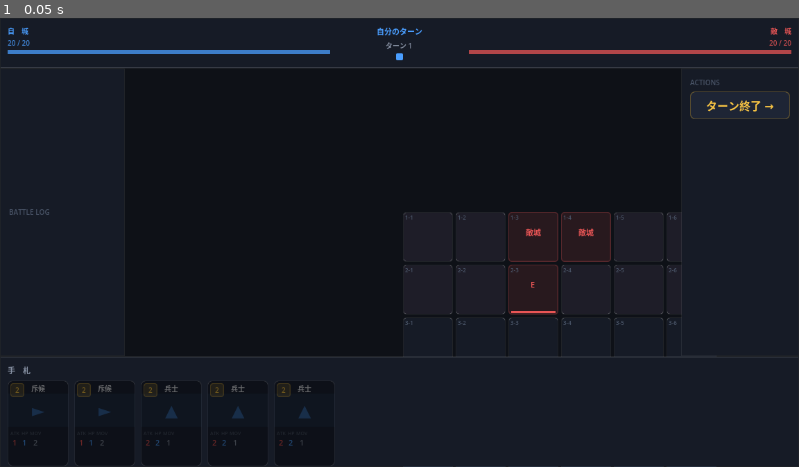
Above: before the commit, frame 1.
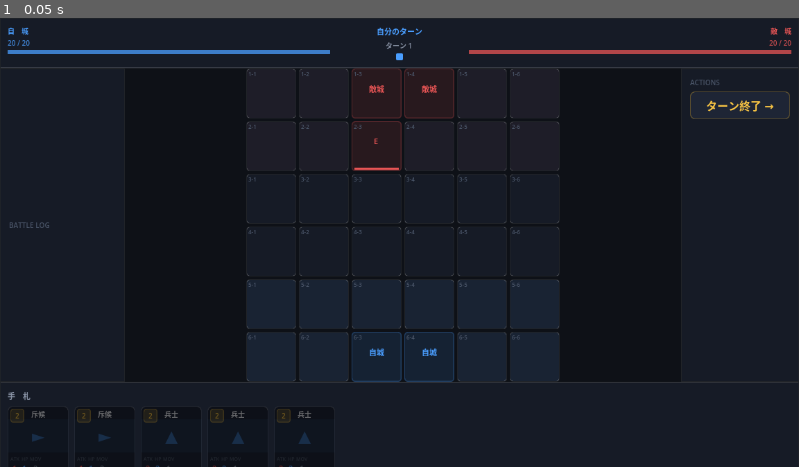
Above: after the commit, the same moment.

Repository: Akasaki-Kouji/Card-6-6
Game: Godot game, scene res://scenes/main.tscn
Same seed, same stepped clock (60 frames per second), same inputs: the game is played once before the commit and once after it.
Inputs:
- Up to frame 1 (0.05 s): no input

The runs differ from the first frame. In frame 1, 7.4% of the frame differs, in the area x 1-86%, y 11-100%.

Commit message:
盤面の位置調整

Diff:
--- a/scripts/grid_view.gd
+++ b/scripts/grid_view.gd
@@ -43,6 +43,11 @@
 
 
 func _build_grid() -> void:
+	# GridView 自身のサイズを明示してCenterContainerが正しく中央寄せできるようにする
+	var total_w: float = CELL_W * COLS + CELL_GAP * (COLS - 1)
+	var total_h: float = CELL_H * ROWS + CELL_GAP * (ROWS - 1)
+	custom_minimum_size = Vector2(total_w, total_h)
+
 	var gc := GridContainer.new()
 	gc.columns = COLS
 	gc.add_theme_constant_override("h_separation", CELL_GAP)
